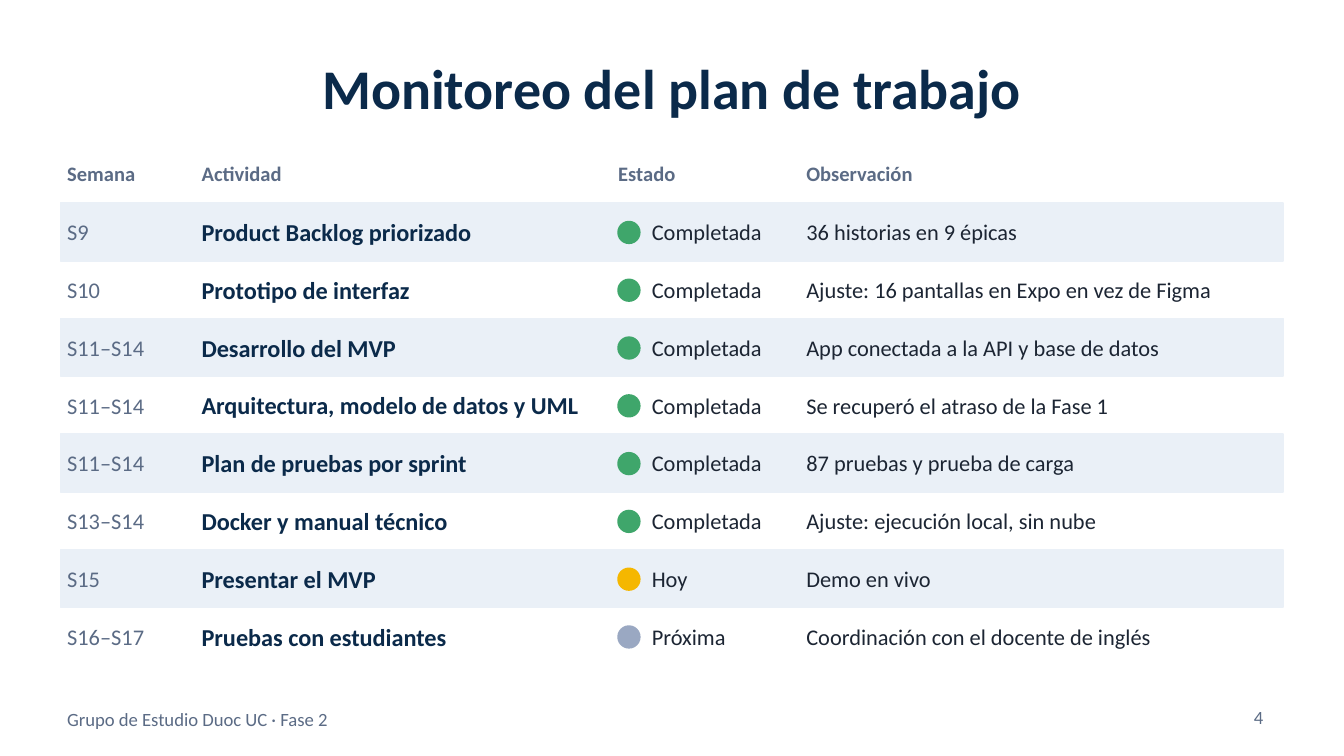
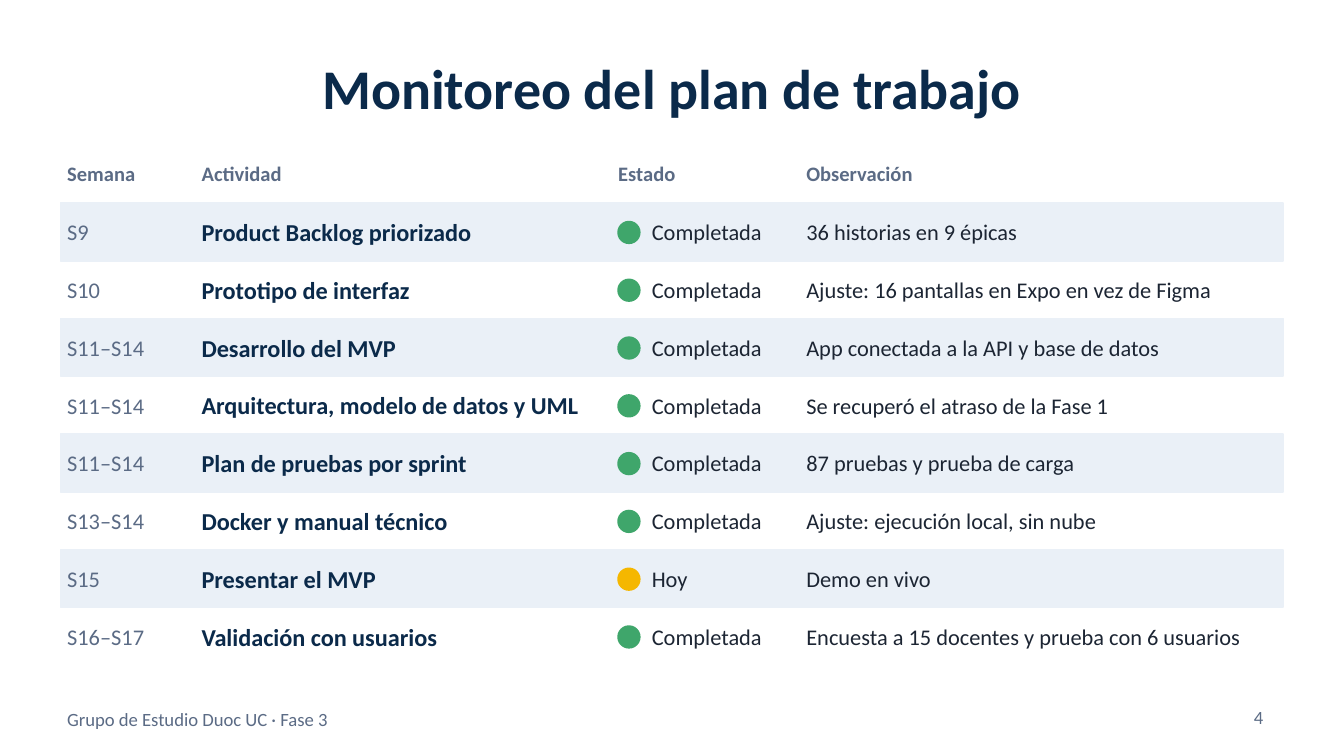
Before and after one commit to alanmartinez135/capstone, a slide deck: slide 4 of Fase 2/Evidencias Proyecto/Presentación Proyecto.pptx. Drawn at 1344x756 pixels with LibreOffice and Linux fonts; fonts in the diff are those of the drawing. Boxes give left, top, right and bottom in pixels: in the first picture for what was removed or moved away, otherwise in the second. Text is boxed around its words. In the diff, an @@ line names an element or a change of style, - is before the commit and + after.

Commit message:
cambios fase 2
se añadieron archivos faltantes, además de actualizar guia 2.4 y 2.6

```diff
--- a/Fase 2/Evidencias Proyecto/Presentación Proyecto.pptx
+++ b/Fase 2/Evidencias Proyecto/Presentación Proyecto.pptx
@@ text at [202,629,437,646]: text changed @@
-Pruebas con estudiantes
+Validación con usuarios
@@ ellipse at [618,626,640,648]: fill #9AA8C2 to #3FA66B; outline #9AA8C2 1 pt to #3FA66B 1 pt @@
@@ text at [652,629,762,649]: text changed @@
-Próxima
+Completada
@@ text at [806,629,1239,649]: text changed @@
-Coordinación con el docente de inglés
+Encuesta a 15 docentes y prueba con 6 usuarios
@@ text at [67,713,327,729]: text changed @@
-Grupo de Estudio Duoc UC · Fase 2
+Grupo de Estudio Duoc UC · Fase 3
```
Also in this commit, not shown: 8 other slides changed, 2 slides added, 19 other files.
